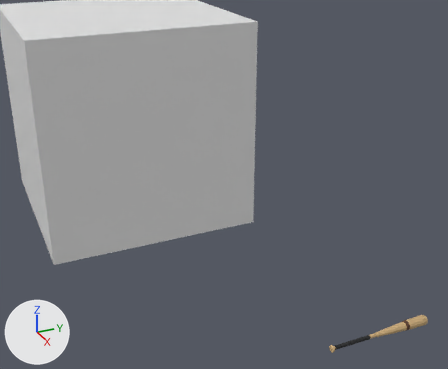
The FBX model art/guns/fbx/Bat_roblox.fbx, before and after one commit.
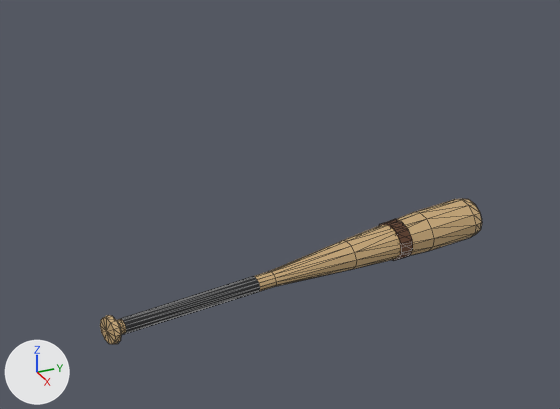
Old and new are each drawn whole from a camera (50 mm lens) standing at (9.91, -7.84, 9.86) and looking at (-3.01, -2.03, 3.39) and again close up on the part from 68% to 100% of the width and 71% to 100% of the height. The axes (+X, +Y, +Z) are drawn at lower left. The lights are the same throughout. The older version's two pictures come first. The close-ups show mesh edges as thin lines.

Script lines for the objects in view, before the commit:
```python
me_band = bpy.data.meshes.new('Band')
me_band.from_pydata(...)  # a UV sphere (12 segments, 3 rings, poles along y) spanning x -0.129..0.129, y -0.055..0.055, z -0.129..0.129
me_band.materials.append(mat_gun_wood)  # brown #5c3a23
me_bat = bpy.data.meshes.new('Bat')
me_bat.from_pydata(...)  # 122 vertices, 240 faces; spans x -0.13..0.13, y -1.45..1.45, z -0.13..0.13
me_bat.materials.append(mat_gun_ash)  # brown #c8a878
me_griptape = bpy.data.meshes.new('GripTape')
me_griptape.from_pydata(...)  # a UV sphere (12 segments, 3 rings, poles along y) spanning x -0.054..0.054, y -0.515..0.515, z -0.054..0.054
me_griptape.materials.append(mat_gun_polymer)  # black #1c1d1f
ob_band = bpy.data.objects.new('Band', me_band)
ob_band.location = (0.0, 1.685, 0.0)
ob_bat = bpy.data.objects.new('Bat', me_bat)
ob_bat.location = (0.0, 0.9, 0.0)
ob_griptape = bpy.data.objects.new('GripTape', me_griptape)
ob_griptape.location = (0.0, 0.065, 0.0)
```
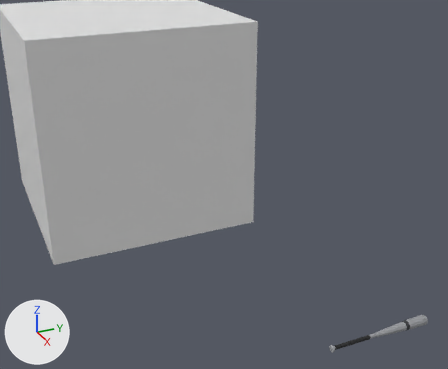
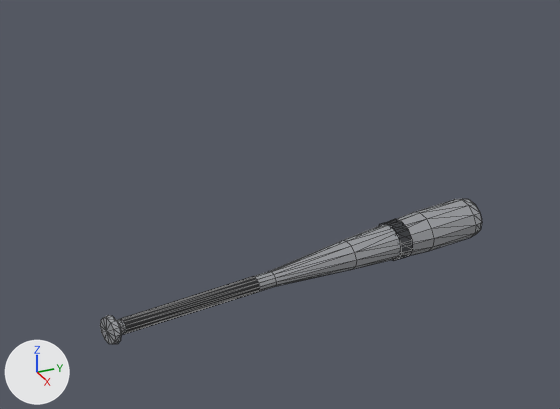
Location of each change, [x1, y1, x2, y2] in pixels of the close-ups (560 x 409 px):
'Bat', recoloured
    both: [100, 199, 482, 344]

The change in detail:
Material 'GUN_LightGrey' (mat_gun_lightgrey) is new.
Its base color is (0.314, 0.323, 0.342) (grey #989a9e).
Its roughness is 0.6.
me_bat has 122 vertices, 240 faces and spans x -0.13..0.13, y -1.45..1.45, z -0.13..0.13.
me_bat no longer uses material mat_gun_ash (brown #c8a878).
me_bat gains material mat_gun_lightgrey (grey #989a9e).
